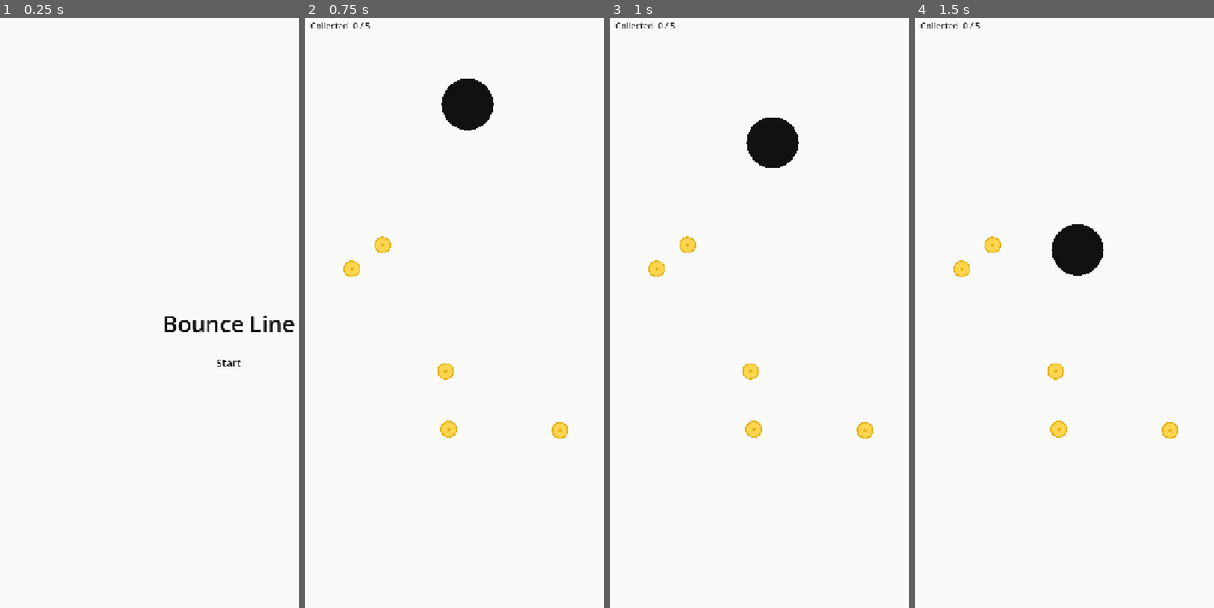
Above: before the commit, frames 1-4 (left to right).
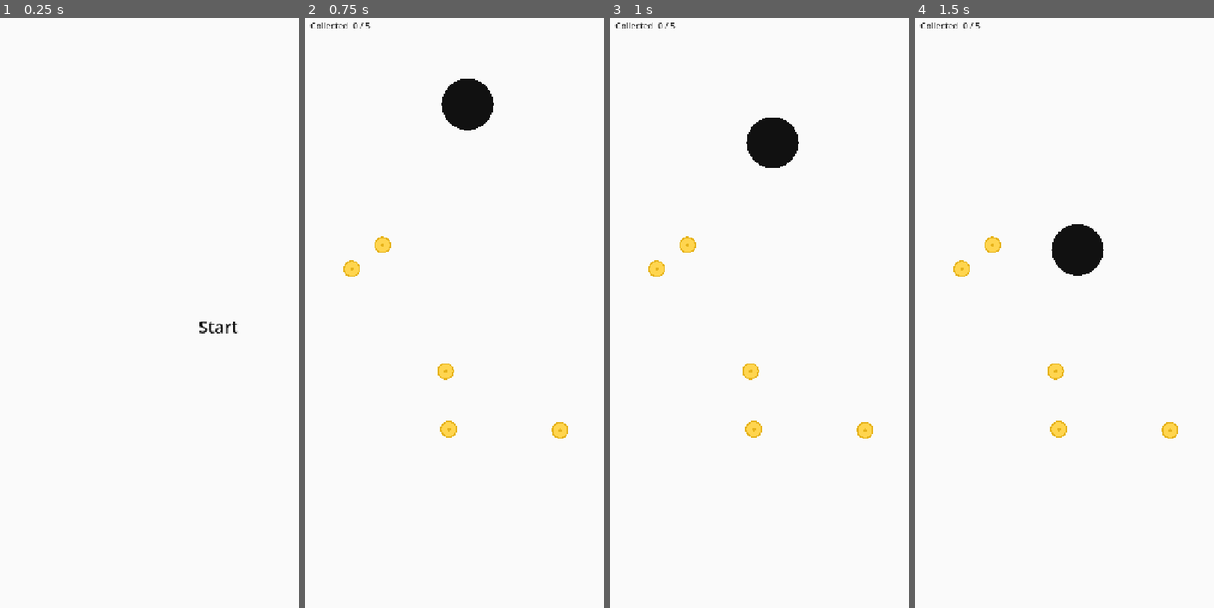
Above: after the commit, the same moments.

Repository: day-dreamer-11/bounce-line-
Game: Godot game, scene res://scenes/TrailDemo.tscn
The game is run twice, just before and just after one commit, with the same random seed, the same clock (stepped at 60 frames per second) and the same inputs.
Inputs (mouse positions are in pixels of both pictures, inside the frame that each line leads up to):
- Up to frame 1 (0.25 s): no input
- Up to frame 2 (0.75 s): click "Start" at 0.5 s
- Up to frame 3 (1 s): no input
- Up to frame 4 (1.5 s): tap Enter at 1.25 s; move the mouse to (1151, 277) at 1.27 s; click (1151, 277) at 1.42 s

The runs differ from the first frame. In frame 1, 0.6% of the frame differs, in the area x 54-99%, y 50-60%; in frame 2, nothing differs; in frame 3, nothing differs; in frame 4, nothing differs.

Commit message:
fix: Large centered Start button, 36px font, 240x80
Co-Authored-By: Claude Opus 4.7 <noreply@anthropic.com>

Diff:
--- a/scripts/trail_system.gd
+++ b/scripts/trail_system.gd
@@ -30,30 +30,18 @@
 	bg.set_anchors_preset(Control.PRESET_FULL_RECT)
 	canvas.add_child(bg)
 
-	var vbox := VBoxContainer.new()
-	vbox.set_anchors_preset(Control.PRESET_CENTER)
-	vbox.alignment = BoxContainer.ALIGNMENT_CENTER
-	vbox.add_theme_constant_override("separation", 24)
-	canvas.add_child(vbox)
-
-	var title := Label.new()
-	title.text = "Bounce Line"
-	title.horizontal_alignment = HORIZONTAL_ALIGNMENT_CENTER
-	title.add_theme_font_size_override("font_size", 48)
-	title.add_theme_color_override("font_color", Color(0.0667, 0.0667, 0.0667))
-	vbox.add_child(title)
-
 	var btn := Button.new()
 	btn.text = "Start"
 	btn.flat = true
-	btn.add_theme_font_size_override("font_size", 22)
+	btn.add_theme_font_size_override("font_size", 36)
 	btn.add_theme_color_override("font_color", Color(0.0667, 0.0667, 0.0667))
-	btn.custom_minimum_size = Vector2(160, 52)
+	btn.custom_minimum_size = Vector2(240, 80)
+	btn.set_anchors_preset(Control.PRESET_CENTER)
 	btn.pressed.connect(func():
 		canvas.queue_free()
 		_game_started = true
 	)
-	vbox.add_child(btn)
+	canvas.add_child(btn)
 
 
 func _create_borders() -> void:
